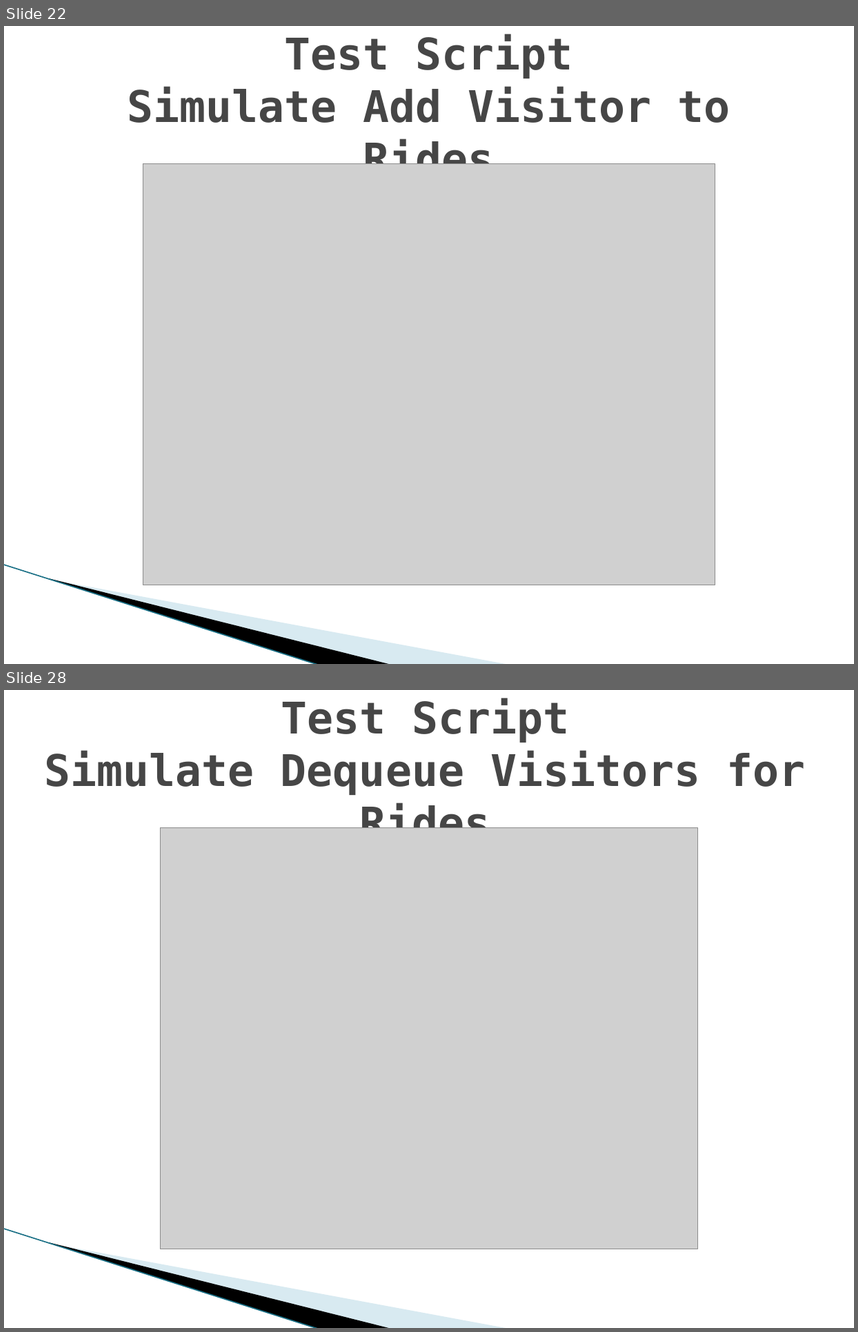
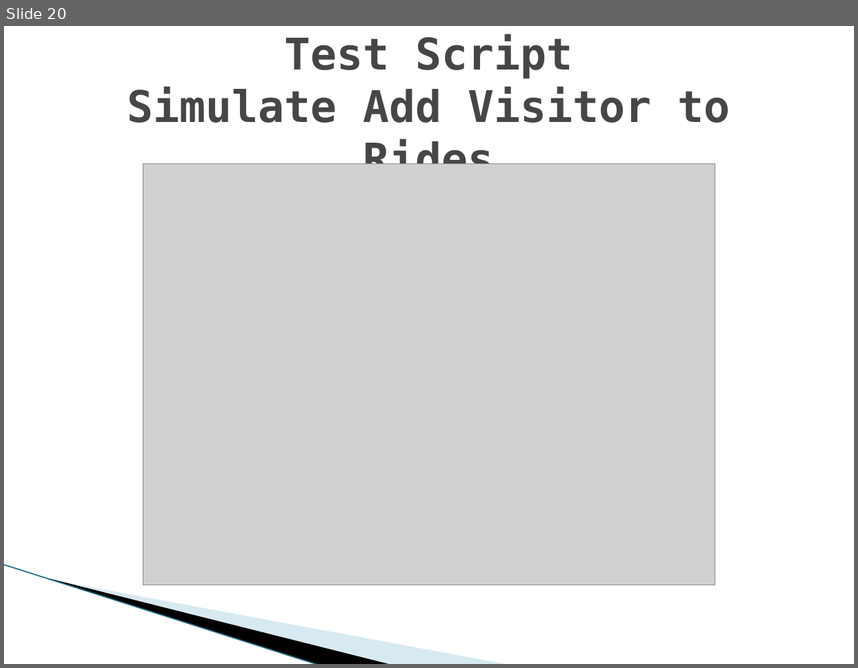
Before and after one commit to FIU-SCIS-Senior-Project-2015-Spring/Virtual-Queue-Ver-2.0, a slide deck: PresentationSlides/Virtual Queue Presentation Final Kenneth Kon.pptx. Shown one above the other, each under a label of ours: slides 22 and 28 before the commit, slide 20 after it; the slides between them are not shown. The pictures are 858x1332 and 858x668 pixels, drawn with LibreOffice and Linux fonts; fonts in the diff are those of the drawing; grey boxes stand for pictures; background and template pictures are left out. Boxes give left, top, right and bottom in pixels: in the first picture for what was removed or moved away, otherwise in the second. Text is boxed around its words. In the diff, an @@ line names an element or a change of style, - is before the commit and + after.

```diff
--- a/PresentationSlides/Virtual Queue Presentation Final Kenneth Kon.pptx
+++ b/PresentationSlides/Virtual Queue Presentation Final Kenneth Kon.pptx
@@ slide 28 removed at [4, 690, 854, 1328], background #FFFFFF; not listed: 3 template elements that a slide beside it also shows @@
@@ title removed at [45, 698, 805, 828] @@
-Test Script
-Simulate Dequeue Visitors for Rides
@@ picture removed at [161, 828, 697, 1248] @@
@@ what was slide 22 is now slide 20 @@
```
Also in this commit, not shown: 1 slide changed, 7 other slides removed, 1 other file.
